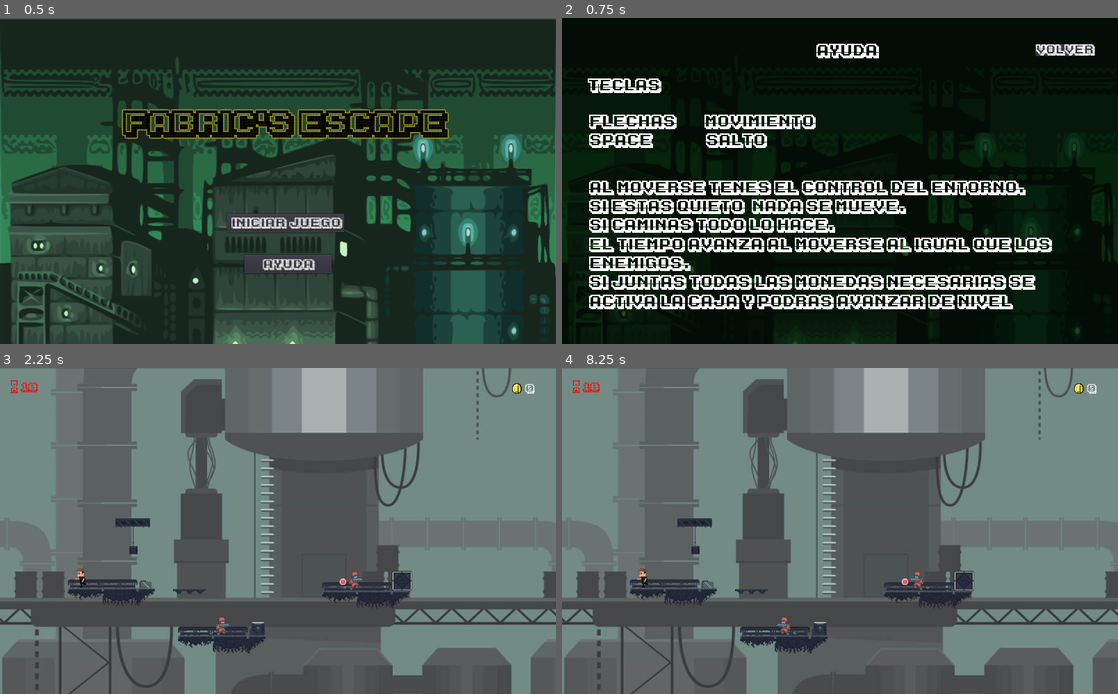
Above: before the commit, frames 1-4 (two rows, left to right).
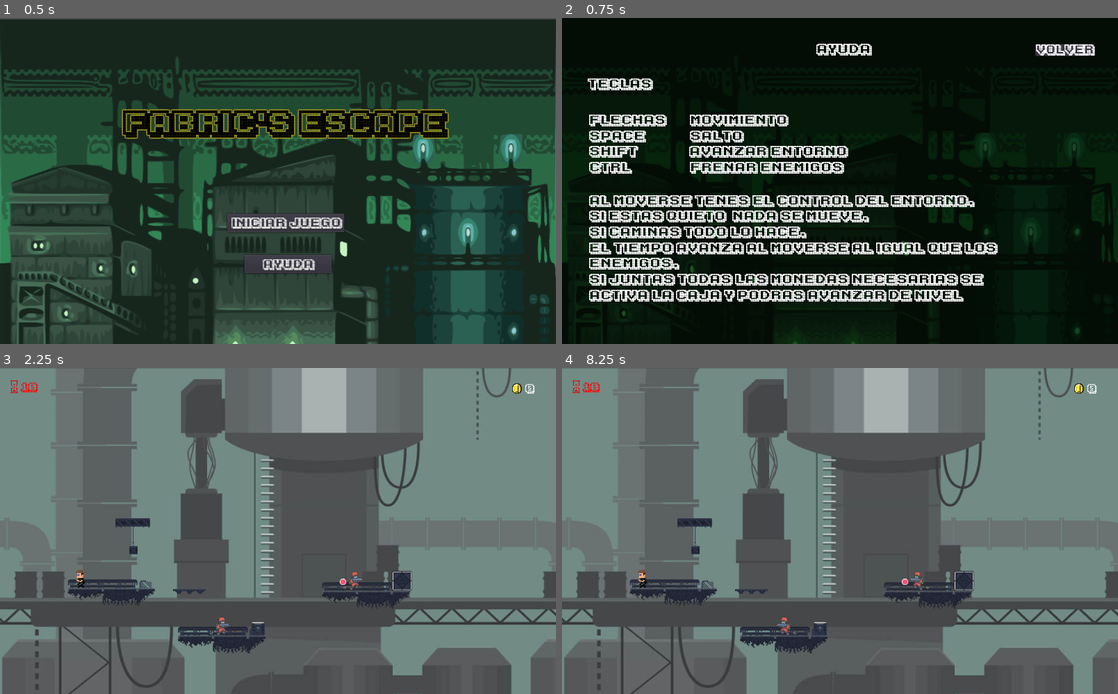
Above: after the commit, the same moments.

Repository: sennedjem/-unq-ipv-minion3
Game: Godot game, scene res://Resources/EscenaInicial.tscn
Two runs of this game, one before a commit and one after it. Both use one fixed random seed, a clock stepped at 60 frames per second and the inputs below. Sound files missing from this copy of the repository are replaced by a short silence.
Inputs:
- Up to frame 1 (0.5 s): no input
- Up to frame 2 (0.75 s): click "Ayuda" at 0.5 s
- Up to frame 3 (2.25 s): click "VOLVER" at 1.25 s; click "Iniciar juego" at 2 s
- Up to frame 4 (8.25 s): tap Enter (ui_accept) at 2.75, 3.02, 3.77, 5.75, 6.02, 6.77, 7.52 s; hold Right (ui_right) 2.78-4.28 s; hold Left (ui_left) 4.28-5 s; click "Reiniciar nivel" at 5 s; hold Right (ui_right) 5.78-7.28 s; hold Left (ui_left) 7.28-8 s; click "Reiniciar nivel" at 8 s

Frame 1 is identical in both runs. In frame 2, 21% of the frame differs, in the area x 4-89%, y 7-90%; in frame 3, less than 0.1%; in frame 4, less than 0.1%.

Commit message:
Agregado de teclas nuevas en ayuda

Diff:
--- a/Resources/Ayuda.tscn
+++ b/Resources/Ayuda.tscn
@@ -8,7 +8,7 @@
 font_path = "res://fonts/font.ttf"
 
 [sub_resource type="DynamicFont" id=2]
-size = 28
+size = 24
 font_data = SubResource( 1 )
 
 [sub_resource type="DynamicFontData" id=3]
@@ -46,17 +46,19 @@
 margin_bottom = 240.624
 rect_pivot_offset = Vector2( 68.8159, 33.5 )
 custom_fonts/font = SubResource( 2 )
-text = "flechas       Movimiento
-space             salto"
+text = "flechas       movimiento
+space             salto
+shift               avanzar entorno
+ctrl                 frenar enemigos"
 __meta__ = {
 "_edit_use_anchors_": false
 }
 
 [node name="Label4" type="Label" parent="."]
 margin_left = 49.9468
-margin_top = 294.923
-margin_right = 455.947
-margin_bottom = 361.923
+margin_top = 321.923
+margin_right = 834.947
+margin_bottom = 535.923
 rect_pivot_offset = Vector2( 68.8159, 33.5 )
 custom_fonts/font = SubResource( 2 )
 text = "Al moverse tenes el control del entorno.
--- a/Resources/EnemigoRojo.tscn
+++ b/Resources/EnemigoRojo.tscn
@@ -33,9 +33,9 @@
 "name": "estatico",
 "speed": 5.0
 }, {
-"frames": [ ExtResource( 1 ), ExtResource( 2 ), ExtResource( 4 ), ExtResource( 3 ), ExtResource( 5 ), ExtResource( 6 ) ],
+"frames": [ ExtResource( 9 ), ExtResource( 10 ), ExtResource( 12 ), ExtResource( 11 ), ExtResource( 8 ) ],
 "loop": true,
-"name": "correr",
+"name": "ocioso",
 "speed": 5.0
 }, {
 "frames": [ ExtResource( 13 ), ExtResource( 17 ), ExtResource( 18 ), ExtResource( 19 ), ExtResource( 20 ), ExtResource( 16 ), ExtResource( 14 ), ExtResource( 15 ) ],
@@ -43,9 +43,9 @@
 "name": "muerte",
 "speed": 5.0
 }, {
-"frames": [ ExtResource( 9 ), ExtResource( 10 ), ExtResource( 12 ), ExtResource( 11 ), ExtResource( 8 ) ],
+"frames": [ ExtResource( 1 ), ExtResource( 2 ), ExtResource( 4 ), ExtResource( 3 ), ExtResource( 5 ), ExtResource( 6 ) ],
 "loop": true,
-"name": "ocioso",
+"name": "correr",
 "speed": 5.0
 } ]
 
--- a/Resources/Personaje.tscn
+++ b/Resources/Personaje.tscn
@@ -18,14 +18,14 @@
 
 [sub_resource type="SpriteFrames" id=1]
 animations = [ {
+"frames": [ ExtResource( 7 ), ExtResource( 2 ), ExtResource( 9 ), ExtResource( 8 ), ExtResource( 15 ), ExtResource( 14 ) ],
+"loop": true,
+"name": "salto",
+"speed": 5.0
+}, {
 "frames": [ ExtResource( 4 ), ExtResource( 5 ), ExtResource( 1 ), ExtResource( 12 ), ExtResource( 13 ), ExtResource( 11 ), ExtResource( 3 ) ],
 "loop": true,
 "name": "camina",
-"speed": 5.0
-}, {
-"frames": [ ExtResource( 7 ), ExtResource( 2 ), ExtResource( 9 ), ExtResource( 8 ), ExtResource( 15 ), ExtResource( 14 ) ],
-"loop": true,
-"name": "salto",
 "speed": 5.0
 } ]
 
@@ -40,7 +40,7 @@
 scale = Vector2( 1.15035, 0.932778 )
 frames = SubResource( 1 )
 animation = "salto"
-frame = 3
+frame = 2
 speed_scale = 2.0
 playing = true
 flip_h = true
